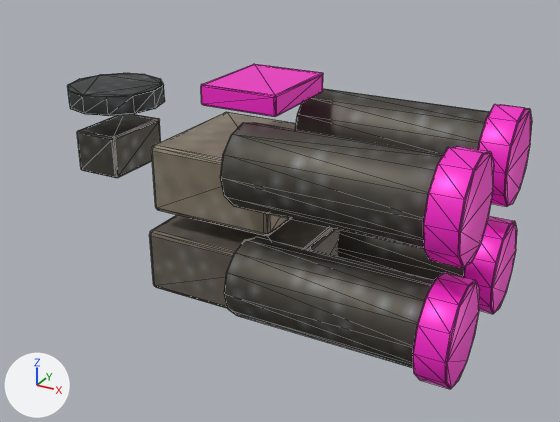
Before and after pictures for a commit that changed the glTF model assets/models/buildings/rocketturret_head.glb.
Both versions are drawn from a 50 mm lens placed at (0.639, -1.102, 0.706), pointed at (0.039, -0.011, 0.16). The lights are fixed; the arrows at lower left show +X, +Y and +Z. The first picture is the older version. Mesh edges are drawn as thin lines. Vertices at exactly the same position are counted once.

Names of what the first picture shows: 'Sandwar3D'.
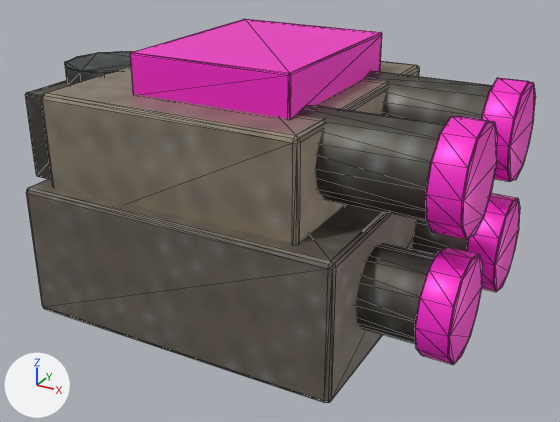
Patch to the scene script:
```diff
--- a/assets/models/buildings/rocketturret_head.glb.py
+++ b/assets/models/buildings/rocketturret_head.glb.py
@@ me_cube @@
 # used by ob_sandwar3d; location = (0.0, 0.0, 0.0)
-me_cube.from_pydata(...)  # 872 vertices, 1692 faces; spans x -0.408..0.408, y -0.202..0.202, z 0.0..0.39
+me_cube.from_pydata(...)  # 872 vertices, 1692 faces; spans x -0.408..0.408, y -0.27..0.27, z 0.0..0.45
+# me_cube part 1: the loose piece of 72 vertices spanning x 0.032..0.373, y -0.188..-0.052, z 0.014..0.15 is moved by (0.0, 0.0, 0.043)
+# me_cube part 2: the loose piece of 72 vertices spanning x 0.032..0.373, y -0.188..-0.052, z 0.214..0.35 is moved by (0.0, 0.0, 0.043)
+# me_cube part 3: the loose piece of 72 vertices spanning x 0.032..0.373, y 0.052..0.188, z 0.014..0.15 is moved by (0.0, 0.0, 0.043)
+# me_cube part 4: the loose piece of 72 vertices spanning x 0.032..0.373, y 0.052..0.188, z 0.214..0.35 is moved by (0.0, 0.0, 0.043)
+# me_cube part 5: the loose piece of 72 vertices spanning x 0.358..0.408, y -0.202..-0.038, z 0.0..0.164 is moved by (0.0, 0.0, 0.043)
+# me_cube part 6: the loose piece of 72 vertices spanning x 0.358..0.408, y -0.202..-0.038, z 0.2..0.364 is moved by (0.0, 0.0, 0.043)
+# me_cube part 7: the loose piece of 72 vertices spanning x 0.358..0.408, y 0.038..0.202, z 0.0..0.164 is moved by (0.0, 0.0, 0.043)
+# me_cube part 8: the loose piece of 72 vertices spanning x 0.358..0.408, y 0.038..0.202, z 0.2..0.364 is moved by (0.0, 0.0, 0.043)
+# me_cube part 9: the loose piece of 72 vertices spanning x -0.408..-0.228, y -0.09..0.09, z 0.305..0.34 is moved by (0.0, 0.0, 0.043)
+# me_cube part 10: 224 of 872 vertices moved; they spanned x -0.363..0.123, y -0.135..0.135, z 0.015..0.39 and now span x -0.408..0.262, y -0.27..0.27, z 0.0..0.45; mean shift (0.0, 0.0, 0.043); largest move (0.115, -0.127, 0.13) -> (0.255, -0.262, 0.23)
 me_cube.materials.append(mat_glb_weathered_umber_steel)
```

Location of each change, [x1, y1, x2, y2] in pixels of the pictures (560 x 422 px; the box of a moved part takes in the faces that stretch with it):
'Sandwar3D', reshaped (10% wider, 18% taller): before [67, 64, 532, 389]; after [25, 19, 536, 403]
part 1 of me_cube, moved or reshaped: before [224, 237, 435, 368]; after [356, 243, 437, 344]
part 2 of me_cube, moved or reshaped: before [220, 123, 444, 249]; after [297, 105, 446, 221]
part 3 of me_cube, moved or reshaped: before [337, 230, 465, 280]; after [413, 219, 468, 254]
part 4 of me_cube, moved or reshaped: before [295, 89, 490, 154]; after [363, 71, 492, 124]
part 5 of me_cube, moved or reshaped: before [413, 273, 480, 389]; after [415, 247, 483, 365]
part 6 of me_cube, moved or reshaped: before [423, 146, 494, 268]; after [426, 116, 498, 239]
part 7 of me_cube, moved or reshaped: before [463, 216, 517, 314]; after [466, 193, 520, 292]
part 8 of me_cube, moved or reshaped: before [478, 104, 532, 207]; after [481, 78, 536, 182]
part 9 of me_cube, moved or reshaped: before [67, 73, 165, 116]; after [65, 51, 131, 86]
part 10 of me_cube, moved or reshaped: before [77, 64, 340, 309]; after [25, 19, 420, 403]
